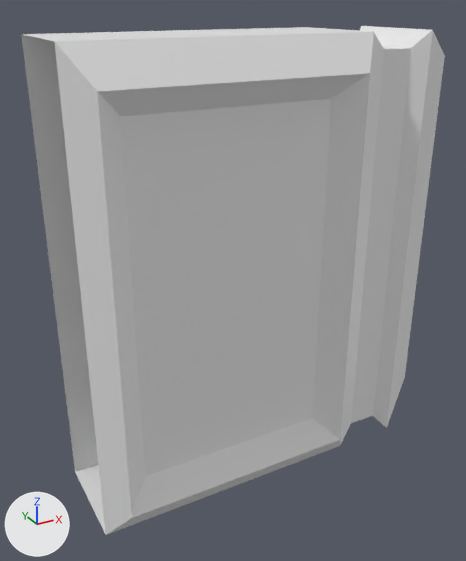
The OBJ model source_data/obstacle_left_big.obj as it was, and as the next commit left it.
Camera for both pictures: a camera (50 mm lens) standing at (-4.08, -4.7, 4.25) and looking at (-1.48, 0.02, 1.89). Every picture has the same lights, and +X, +Y and +Z are marked at lower left. Where no turn or scale is listed for an object, it has been applied to the vertices.
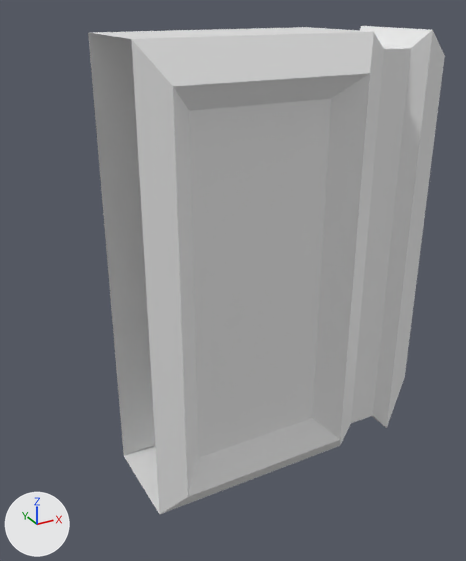
The change, as JSON lines over the scene's bpy script:
```json
{"block": "me_cube_003", "where": "me_cube_003.from_pydata(...)  # 32 vertices, 29 faces; spans x -3.0..0.71, y -0.67..0.46, z 0.0..4.0"}
{"block": "me_cube_003", "where": "# used by ob_cube_003; location = (0.0, 0.0, 0.0)"}
{"block": "me_cube_003", "where": "# before: 0 (-3.0, 0.46, 0.0) at pixel (75, 472), 1 (-3.0, 0.46, 4.0) at pixel (21, 34), 2 (-3.0, -0.46, 0.0) at pixel (105, 535), 3 (-3.0, -0.46, 4.0) at pixel (54, 41), 24 (-2.82, -0.67, 3.71) at pixel (97, 91)"}
{"block": "me_cube_003", "where": "# before: 25 (-2.82, -0.67, 0.29) at pixel (132, 518), 28 (-2.61, -0.47, 3.52) at pixel (120, 116), 29 (-2.61, -0.47, 0.48) at pixel (144, 476)"}
{"block": "me_cube_003", "change": "me_cube_003 part 1"}
{"op": "add", "block": "me_cube_003", "code": "for i in [*range(0, 4)]: me_cube_003.vertices[i].co += Vector((0.5, 0.0, 0.0))"}
{"op": "add", "block": "me_cube_003", "code": "for i in [24, 25, 28, 29]: me_cube_003.vertices[i].co += Vector((0.51, 0.0, 0.0))"}
```

Pixel boxes [x1, y1, x2, y2] of what changed, in the pictures (466 x 561 px; the box of a moved part takes in the faces that stretch with it):
```json
{"object": "Cube.003", "change": "reshaped", "before": [21, 26, 445, 535], "after": [88, 26, 445, 515], "on screen": "16% narrower"}
{"part": 1, "of": "me_cube_003", "change": "moved or reshaped", "before": [21, 32, 189, 535], "after": [88, 32, 189, 515]}
```
